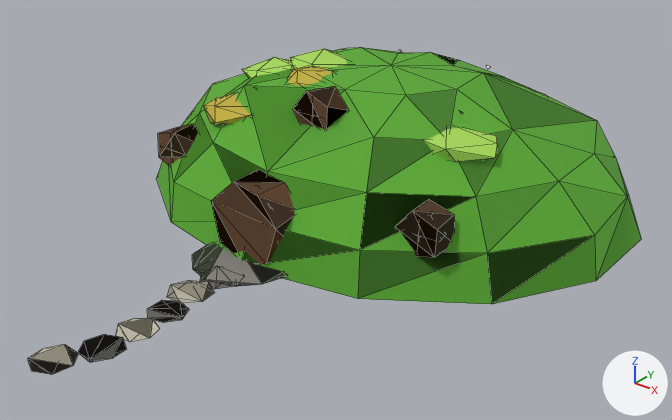
One commit to the glTF model game/assets/models/shire/hobbit_hole_3_lod1.glb: the scene before it, then after it.
The view is the same before and after, from a 50 mm lens placed at (14.95, -21.23, 11.63), pointed at (0.65, -3.36, 0.55). The lights are fixed; the arrows at lower right show +X, +Y and +Z. The older version comes first. Mesh edges are drawn as thin lines. Vertices at exactly the same position are counted once.

Names of what the first picture shows: 'hobbit_hole_3_lod1'.
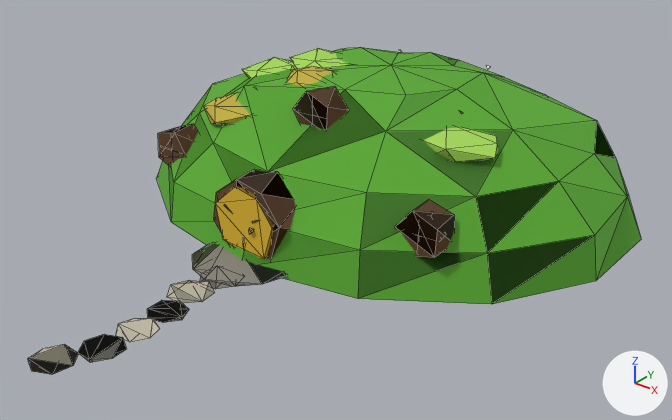
Pixel boxes [x1, y1, x2, y2] of what changed, in the pictures (672 x 420 px; the box of a moved part takes in the faces that stretch with it):
```json
{"part": 1, "of": "me_hobbit_hole_3_lod1", "change": "rebuilt", "before": [211, 169, 294, 264], "after": [214, 170, 296, 260]}
{"part": 2, "of": "me_hobbit_hole_3_lod1", "change": "rebuilt", "after": [216, 187, 274, 259], "on screen": "not visible before"}
{"part": 3, "of": "me_hobbit_hole_3_lod1", "change": "moved or reshaped", "before": [212, 49, 512, 197], "after": [248, 48, 512, 235]}
```

The change, as JSON lines over the scene's bpy script:
```json
{"block": "me_hobbit_hole_3_lod1", "where": "me_hobbit_hole_3_lod1.from_pydata(...)  # 357 vertices, 529 faces; spans x -7.4..7.4, y -12.6..6.5, z -0.1..3.8"}
{"block": "me_hobbit_hole_3_lod1", "where": "# used by ob_hobbit_hole_3_lod1; location = (0.0, 0.0, 0.0)"}
{"block": "me_hobbit_hole_3_lod1", "change": "me_hobbit_hole_3_lod1 part 1: the loose piece of 14 vertices spanning x -1.1..1.1, y -6.3..-5.3, z -0.1..2.2 is rebuilt with 14 vertices and now spans x -1.2..1.2, y -6.2..-5.2, z -0.1..2.2"}
{"block": "me_hobbit_hole_3_lod1", "change": "me_hobbit_hole_3_lod1 part 2: the loose piece of 13 vertices spanning x -1.0..1.0, y -6.1..-5.9, z 0.0..2.1 is rebuilt with 13 vertices and now spans x -1.0..1.0, y -6.3..-6.1, z 0.1..2.0"}
{"block": "me_hobbit_hole_3_lod1", "change": "me_hobbit_hole_3_lod1 part 3"}
{"block": "me_hobbit_hole_3_lod1", "change": "21 vertices are removed from x -4.3..3.5, y -6.2..0.9, z 0.9..3.5"}
{"block": "me_hobbit_hole_3_lod1", "change": "67 faces are deleted"}
{"block": "me_hobbit_hole_3_lod1", "change": "7 vertices move from x -3.2..0.0, y -3.5..0.9, z 2.7..3.6 to x -3.4..0.0, y -3.5..0.7, z 2.9..3.7"}
{"block": "me_hobbit_hole_3_lod1", "change": "21 vertices are added at x -4.3..2.1, y -6.4..1.1, z 0.9..3.6"}
{"block": "me_hobbit_hole_3_lod1", "change": "7 new faces join them, mat_m_5aa832 (green #5aa832)"}
{"block": "me_hobbit_hole_3_lod1", "change": "27 new faces join them, mat_m_a6d85a (green #a6d85a)"}
{"block": "me_hobbit_hole_3_lod1", "change": "26 new faces join them, mat_m_c2b040 (yellow #c2b040)"}
{"block": "me_hobbit_hole_3_lod1", "change": "1 new face joins them, mat_m_5e4026 (brown #5e4026)"}
{"block": "me_hobbit_hole_3_lod1", "change": "6 new faces join them, mat_m_e0b040 (yellow #e0b040)"}
```
